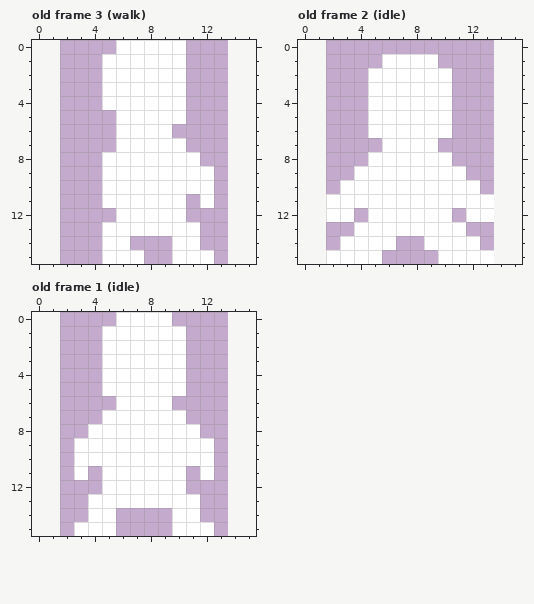
Two states of a pixel-art file, assets/spritesheets/player.ase. Above, as it was before the edit.
12x16 pixels, 6 frames. Shown: old frame 3 (walk), old frame 2 (idle), old frame 1 (idle). The old version is drawn lined up with the new one, on the new canvas. The commit also changed other frames, which this record leaves out.
After:
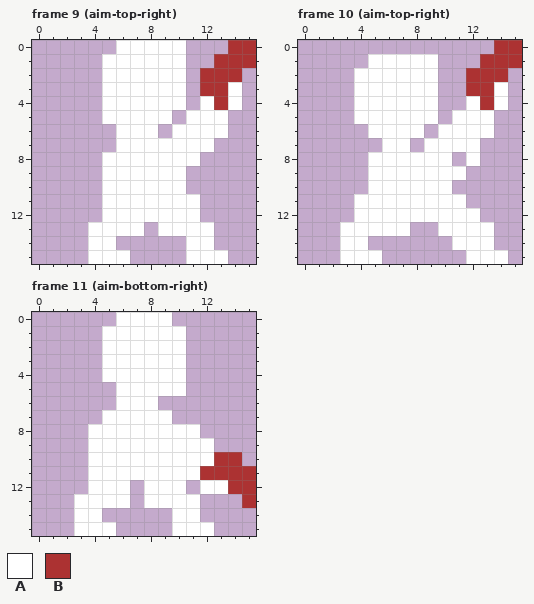
Palette (. is transparent): A #ffffff  B #ac3232
A new or re-ordered frame is compared with the old frame closest to it.
Author's note on the commit: Add idle aiming aseprite animations
What changed:
canvas 12x16 -> 16x16, the old top-left corner now at 2,0
frames 6 -> 16
Frame 9 (aim-top-right) is new; against old frame 3 (walk):
Colour A is added in row 3 at x 14; in row 4 at x 12 and 14; in row 5 at x 5 and 11 to 13; in row 6 at x 10 to 13; in row 7 at x 11 to 12; in row 11 at x 11.
Colour A is added in row 12 at x 5 and 11; in rows 13 to 14 at x 4 and 12; in row 15 at x 4 and 13.
Colour B is added in row 0 at x 14 to 15; in row 1 at x 13 to 15; in row 2 at x 12 to 14; in row 3 at x 12 to 13; in row 4 at x 13.
Colour A is gone in row 5 at x 10; in row 6 at x 9; in rows 9 to 10 at x 11 to 12; in row 11 at x 12; in row 13 at x 8; in row 14 at x 6 and 10.
Colour A is gone in row 15 at x 7 and 10.
Frame 10 (aim-top-right) is new; against old frame 2 (idle):
Colour A is added in row 1 at x 5; in row 2 at x 4; in row 3 at x 4 and 14; in row 4 at x 4, 12 and 14; in row 5 at x 4 and 11 to 13; in row 6 at x 11 to 13.
Colour A is added in row 7 at x 10 to 12; in row 8 at x 12; in row 12 at x 4 and 11; in row 13 at x 3 and 12 to 13; in row 14 at x 13; in row 15 at x 14.
Colour B is added in row 0 at x 14 to 15; in row 1 at x 13 to 15; in row 2 at x 12 to 14; in row 3 at x 12 to 13; in row 4 at x 13.
Colour A is gone in rows 2 to 5 at x 10; in row 6 at x 9; in row 7 at x 8; in row 9 at x 4; in row 10 at x 3 to 4 and 11 to 12; in row 11 at x 2 to 3 and 12 to 13.
Colour A is gone in row 12 at x 2 to 3 and 13; in row 13 at x 8 to 9; in row 14 at x 5 to 6 and 9 to 10; in row 15 at x 2 and 10 to 11.
Frame 11 (aim-bottom-right) is new; against old frame 1 (idle):
Colour A is added in row 11 at x 4 and 11; in row 12 at x 4 and 12 to 13; in rows 13 to 14 at x 3.
Colour B is added in row 10 at x 13 to 14; in row 11 at x 13 to 15; in row 12 at x 14 to 15; in row 13 at x 15.
Colour B replaces colour A in row 11 at x 12.
Colour A is gone in row 5 at x 5; in row 6 at x 9; in row 7 at x 10; in rows 9 to 11 at x 3; in rows 12 to 13 at x 7; in row 14 at x 5.
